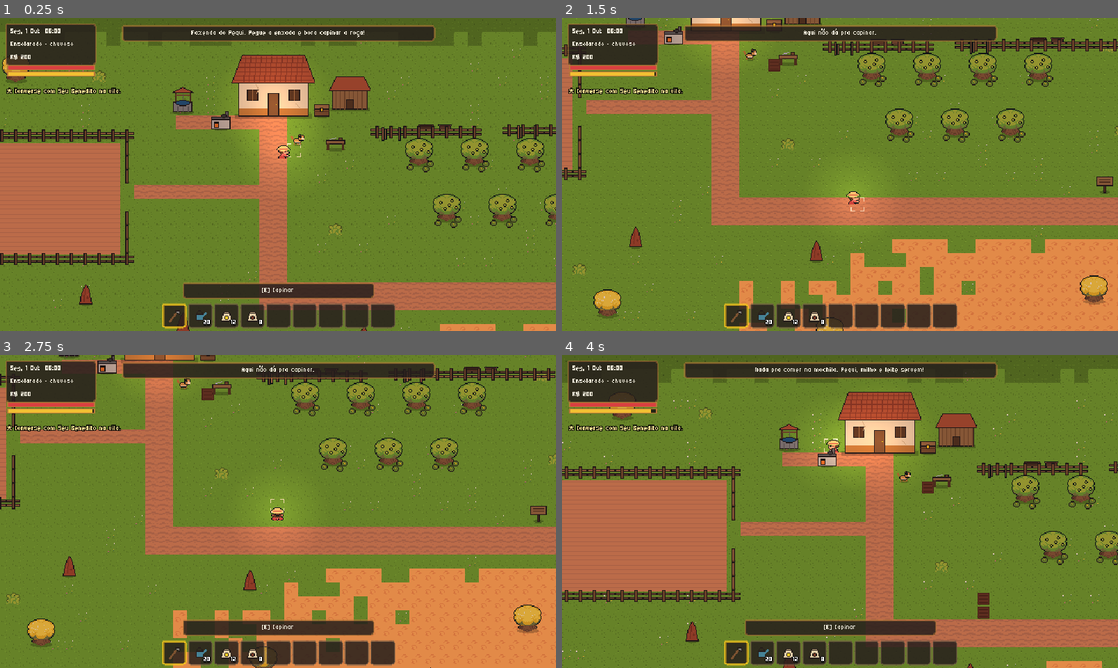
Above: before the commit, frames 1-4 (two rows, left to right).
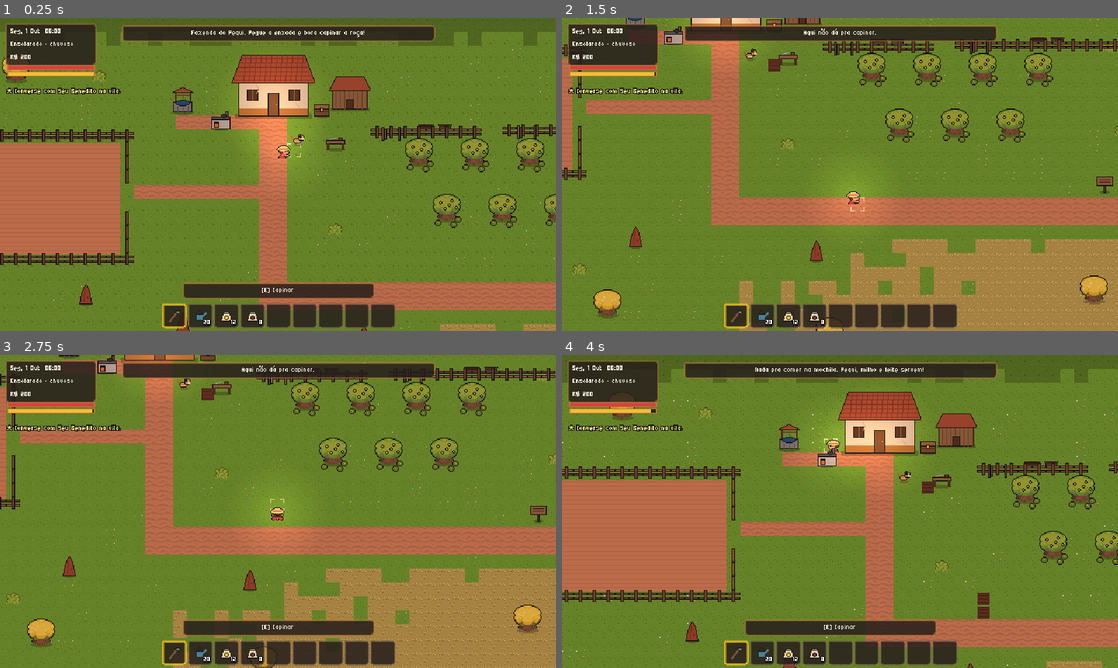
Above: after the commit, the same moments.

Repository: Carttocci/vale-do-pequi
Game: Godot game, scene res://tests/test_runner.tscn
Same seed, same stepped clock (60 frames per second), same inputs: the game is played once before the commit and once after it. This scene is started directly instead of the project's main scene.
Inputs (mouse positions are in pixels of both pictures, inside the frame that each line leads up to):
- Up to frame 1 (0.25 s): no input
- Up to frame 2 (1.5 s): tap Enter at 0.5 s; move the mouse to (962, 158) at 0.52 s; hold D (move_right) 0.53-1.25 s; hold F (attack) 0.53-1.25 s; click (962, 158) at 0.67 s; tap Q (eat) at 0.8 s; drag from (728, 190) to (834, 115) at 1.27 s
- Up to frame 3 (2.75 s): move the mouse to (333, 442) at 2.02 s; hold D (move_right) from 2.03 s (still down); hold E (interact) from 2.03 s (still down); click (333, 442) at 2.3 s
- Up to frame 4 (4 s): release D (move_right) at 2.75 s; release E (interact) at 2.75 s; drag from (812, 574) to (723, 364) at 2.77 s; move the mouse to (1006, 558) at 3.52 s; hold A (move_left) from 3.53 s (still down); hold F (attack) from 3.53 s (still down); tap Q (eat) at 3.8 s

The runs differ from the first frame. In frame 1, 0.4% of the frame differs, in the area x 79-100%, y 97-100%; in frame 2, 12%; in frame 3, 12%, in the area x 31-100%, y 68-100%; in frame 4, 0.2%.

Commit message:
Forja do Toninho, armas e criaturas novas, arte nova dos bichos e chefes; versão 1.4.0

Diff:
--- /dev/null
+++ b/data/items/espada_cristal.tres
@@ -0,0 +1,21 @@
+[gd_resource type="Resource" script_class="ItemData" load_steps=3 format=3]
+
+[ext_resource type="Script" path="res://scripts/inventory/item_data.gd" id="1"]
+[ext_resource type="Texture2D" path="res://assets/items/espada_cristal_placeholder.png" id="2"]
+
+[resource]
+script = ExtResource("1")
+id = &"espada_cristal"
+display_name = "Espada de cristal"
+description = "Forjada com cristal do vale. Corta o Silêncio como manteiga."
+icon = ExtResource("2")
+category = 7
+max_stack = 1
+sell_price = 600
+buy_price = 2400
+damage = 28
+attack_cooldown = 0.38
+reach = 20.0
+arc_width = 26.0
+knockback = 140.0
+stun = 0.2
--- /dev/null
+++ b/data/items/estilingue.tres
@@ -0,0 +1,20 @@
+[gd_resource type="Resource" script_class="ItemData" load_steps=3 format=3]
+
+[ext_resource type="Script" path="res://scripts/inventory/item_data.gd" id="1"]
+[ext_resource type="Texture2D" path="res://assets/items/estilingue_placeholder.png" id="2"]
+
+[resource]
+script = ExtResource("1")
+id = &"estilingue"
+display_name = "Estilingue"
+description = "De longe e baratinho: atira pedra."
+icon = ExtResource("2")
+category = 7
+max_stack = 1
+sell_price = 30
+buy_price = 120
+damage = 7
+attack_cooldown = 0.35
+reach = 120.0
+ranged = true
+ammo_item = &"pedra"
--- /dev/null
+++ b/data/items/foice.tres
@@ -0,0 +1,20 @@
+[gd_resource type="Resource" script_class="ItemData" load_steps=3 format=3]
+
+[ext_resource type="Script" path="res://scripts/inventory/item_data.gd" id="1"]
+[ext_resource type="Texture2D" path="res://assets/items/foice_placeholder.png" id="2"]
+
+[resource]
+script = ExtResource("1")
+id = &"foice"
+display_name = "Foice"
+description = "Golpe largo: pega vários bichos de uma vez e limpa o mato em volta."
+icon = ExtResource("2")
+category = 7
+max_stack = 1
+sell_price = 60
+buy_price = 240
+damage = 12
+attack_cooldown = 0.45
+reach = 18.0
+arc_width = 40.0
+knockback = 90.0
--- a/data/npcs/toninho.tres
+++ b/data/npcs/toninho.tres
@@ -15,7 +15,7 @@
 gifts_like = PackedStringArray("pedra", "madeira", "quartzo")
 gifts_hate = PackedStringArray("doce_leite")
 festival_marker = &"festa_3"
-intro = PackedStringArray("E aí! Toninho, ferreiro. Se quebr …(63 unchanged characters)…  "A forja tá acesa: faço facão, espada, machado, lança, martelo e arco. Com o tanto de bicho esquisito na mata de noite, é bom andar prevenido.")
+intro = PackedStringArray("E aí! Toninho, ferreiro. Se quebr …(63 unchanged characters)…  "A forja tá acesa: faço facão, espada, foice, machado, lança, martelo, arco e estilingue. Com o tanto de bicho esquisito na mata de noite, é bom andar prevenido.", "Traz minério de ferro que eu deixo sua enxada, regador, picareta e machado de ferro. Com ouro e quartzo, fica de ouro!")
 lines_morning = PackedStringArray("Forja acesa desde as seis. Ferro bom é ferro quente.")
 lines_afternoon = PackedStringArray("Calor da forja mais calor de Goiás... haja água!")
 lines_evening = PackedStringArray("Martelo descansando. Amanhã tem mais.")
@@ -26,5 +26,5 @@
 lines_repeat = PackedStringArray("Opa, de novo? Tá precisando de quê?", "Volta outra hora que tô no meio dum serviço.")
 shop_marker = &"ferreiro_bigorna"
 shop_title = "Ferraria do Toninho"
-shop_sells = PackedStringArray("facao", "espada", "machado", "lanca", "martelo", "arco", "flecha", "madeira")
+shop_sells = PackedStringArray("melhoria:enxada", "melhoria:regador", "melhoria:picareta", "melhoria:machado", "facao", "espada", "foice", "machado", "lanca", "martelo", "arco", "flecha", "estilingue", "espada_cristal", "madeira")
 shop_buys = PackedInt32Array(10)
--- a/project.godot
+++ b/project.godot
@@ -7,7 +7,7 @@
 
 config/name="Vale do Pequi"
 config/description="Simulação de vida rural e Action RPG no Cerrado goiano."
-config/version="1.3.0"
+config/version="1.4.0"
 run/main_scene="res://scenes/title/title.tscn"
 config/features=PackedStringArray("4.3", "GL Compatibility")
 boot_splash/bg_color=Color(0.15, 0.12, 0.11, 1)
--- a/scripts/animals/ranch.gd
+++ b/scripts/animals/ranch.gd
@@ -46,8 +46,8 @@
 const GATE_HP := 40
 const RAID_SIZES := {
     &"pequeno": {"strength": 2, "enemies": [&"raiz_torta", &"lodo_cinza"]},
-    &"medio": {"strength": 4, "enemies": [&"raiz_torta", &"lodo_cinza", &"morcego"]},
-    &"grande": {"strength": 6, "enemies": [&"raiz_torta", &"lodo_cinza", &"morcego", &"javali_corrompido"]},
+    &"medio": {"strength": 4, "enemies": [&"raiz_torta", &"lobo_sombra", &"coruja_sombra"]},
+    &"grande": {"strength": 6, "enemies": [&"lobo_sombra", &"javali_corrompido", &"raiz_torta", &"coruja_sombra"]},
 }
 
 @export var chicken_pen := Rect2(572, 96, 120, 28)
--- a/scripts/combat/combat.gd
+++ b/scripts/combat/combat.gd
@@ -91,7 +91,7 @@
     cooldown = w.attack_cooldown * (0.85 if combo == 3 else 1.0)
     var mult := GameState.melee_multiplier() * (1.6 if combo == 3 else 1.0)
     Audio.play(&"golpe")
-    _hit(w, int(round(w.damage * mult)), w.knockback * (1.5 if combo == 3 else 1.0), false)
+    _hit(w, int(round((w.damage + ToolUpgrades.weapon_bonus(w.id)) * mult)), w.knockback * (1.5 if combo == 3 else 1.0), false)
     attacked.emit(w, combo, false)
     return true
 
@@ -155,7 +155,8 @@
 
 func _shoot(w: ItemData) -> bool:
     if GameState.get_item_count(w.ammo_item) <= 0:
-        EventBus.show_message("Sem flechas! O Toninho vende.", 2.0)
+        EventBus.show_message("Sem flechas! O Toninho vende." if w.ammo_item == &"flecha"
+            else "Sem munição: precisa de %s." % ItemDB.get_item(w.ammo_item).display_name.to_lower(), 2.0)
         return false
     GameState.inventory.remove(w.ammo_item, 1)
     cooldown = w.attack_cooldown
@@ -163,6 +164,9 @@
     var main := get_tree().get_first_node_in_group("save_root")
     var level: Level = main.level if main else null
     var arrow := Arrow.new().setup(dir, int(round(w.damage * GameState.ranged_multiplier())), level)
+    if w.ammo_item == &"pedra":
+        arrow.get_child(0).texture = load("res://assets/items/pedra_placeholder.png")
+        arrow.get_child(0).scale = Vector2(0.5, 0.5)
     arrow.global_position = player.global_position + Vector2(0, -8) + dir * 8.0
     (level.get_entities_root() if level else player.get_parent()).add_child(arrow)
     attacked.emit(w, 1, false)
--- a/scripts/combat/enemy.gd
+++ b/scripts/combat/enemy.gd
@@ -18,6 +18,12 @@
         "cooldown": 0.9, "ai": "flyer", "w": 16, "drops": [["fragmento_silencio", 1, 1, 0.1]], "xp": 5},
     &"javali_corrompido": {"name": "Javali corrompido", "hp": 45, "damage": 12, "speed": 26.0, "aggro": 100.0, "range": 14.0,
         "cooldown": 1.4, "ai": "charger", "w": 24, "drops": [["carne_javali", 1, 2, 1.0], ["couro", 1, 1, 0.6], ["fragmento_silencio", 1, 1, 0.3]], "xp": 12},
+    &"lobo_sombra": {"name": "Lobo-sombra", "hp": 34, "damage": 9, "speed": 40.0, "aggro": 120.0, "range": 14.0,
+        "cooldown": 1.0, "ai": "chaser", "w": 24, "drops": [["couro", 1, 1, 0.4], ["fragmento_silencio", 1, 1, 0.25]], "xp": 10},
+    &"coruja_sombra": {"name": "Coruja-sombra", "hp": 18, "damage": 6, "speed": 52.0, "aggro": 130.0, "range": 10.0,
+        "cooldown": 0.9, "ai": "flyer", "w": 16, "drops": [["fragmento_silencio", 1, 1, 0.2]], "xp": 7},
+    &"sapo_lodo": {"name": "Cururu-do-lodo", "hp": 30, "damage": 8, "speed": 28.0, "aggro": 90.0, "range": 12.0,
+        "cooldown": 1.1, "ai": "hopper", "w": 18, "drops": [["fragmento_silencio", 1, 1, 0.3], ["isca", 1, 3, 0.5]], "xp": 8},
     &"guardiao_cristal": {"name": "Guardião de Cristal", "hp": 260, "damage": 14, "speed": 16.0, "aggro": 400.0, "range": 18.0,
         "cooldown": 1.2, "ai": "boss", "w": 40, "drops": [["coracao_cristal", 1, 1, 1.0], ["cristal_vale", 2, 3, 1.0]], "xp": 120},
     &"eco_silencio": {"name": "Eco do Silêncio", "hp": 320, "damage": 12, "speed": 20.0, "aggro": 400.0, "range": 16.0,
--- a/scripts/core/game_state.gd
+++ b/scripts/core/game_state.gd
@@ -284,7 +284,7 @@
 
 ## Caixa d'água (obra da fazenda) dobra a capacidade do regador.
 func water_max() -> int:
-    return WATER_MAX * 2 if has_flag(&"obra_caixa_dagua") else WATER_MAX
+    return (WATER_MAX * 2 if has_flag(&"obra_caixa_dagua") else WATER_MAX) + ToolUpgrades.water_bonus()
 
 
 func use_water() -> bool:
--- /dev/null
+++ b/scripts/core/tool_upgrades.gd
@@ -0,0 +1,106 @@
+class_name ToolUpgrades
+extends RefCounted
+## Melhorias de ferramenta na forja do Toninho: comum → de ferro → de ouro.
+## O nível fica numa flag ("nivel_enxada" etc.), então vai junto no save.
+##   enxada   — ferro: capina 3 em linha; ouro: 3×3
+##   regador  — +5/+15 de água; ferro: rega 3 em linha; ouro: 3×3
+##   picareta — +1 de força por nível (pedra grande e minério quebram mais rápido)
+##   machado  — +1 de força em árvore/toco por nível e +5 de dano na briga
+
+const TOOLS := [&"enxada", &"regador", &"picareta", &"machado"]
+const NAMES := ["", "de ferro", "de ouro"]
+const COSTS := [
+    {},
+    {"money": 500, "minerio_ferro": 5},
+    {"money": 1500, "ouro": 3, "quartzo": 2},
+]
+const MAX_LEVEL := 2
+
+
+static func level(tool: StringName) -> int:
+    return int(GameState.get_flag(StringName("nivel_" + String(tool)), 0))
+
+
+static func cost(tool: StringName) -> Dictionary:
+    var lv := level(tool)
+    return COSTS[lv + 1] if lv < MAX_LEVEL else {}
+
+
+static func cost_text(c: Dictionary) -> String:
+    var parts := PackedStringArray()
+    for k in c:
+        if k == "money":
+            continue
+        var item := ItemDB.get_item(StringName(k))
+        parts.append("%d %s" % [c[k], item.display_name.to_lower() if item else k])
+    return ", ".join(parts)
+
+
+static func display_name(tool: StringName) -> String:
+    var item := ItemDB.get_item(tool)
+    var base := item.display_name if item else String(tool).capitalize()
+    var lv := level(tool)
+    return base if lv == 0 else "%s %s" % [base, NAMES[lv]]
+
+
+## Paga e melhora. Retorna "" se deu certo, senão o motivo.
+static func upgrade(tool: StringName) -> String:
+    var c := cost(tool)
+    if c.is_empty():
+        return "Já está no máximo."
+    if GameState.get_item_count(tool) <= 0 and not _owns(tool):
+        return "Traga a ferramenta primeiro."
+    if GameState.money < int(c.money):
+        return "Dinheiro não dá."
+    for k in c:
+        if k != "money" and GameState.get_item_count(StringName(k)) < int(c[k]):
+            return "Falta material: %s." % cost_text(c)
+    GameState.spend_money(int(c.money))
+    for k in c:
+        if k != "money":
+            GameState.inventory.remove(StringName(k), int(c[k]))
+    GameState.set_flag(StringName("nivel_" + String(tool)), level(tool) + 1)
+    if tool == &"regador":
+        GameState.refill_water()
+    return ""
+
+
+static func _owns(tool: StringName) -> bool:
+    return GameState.get_item_count(tool) > 0
+
+
+## Força do golpe da picareta/machado (pedra grande, minério, árvore, toco).
+static func power(tool: StringName) -> int:
+    return 1 + level(tool)
+
+
+static func weapon_bonus(item_id: StringName) -> int:
+    return 5 * level(&"machado") if item_id == &"machado" else 0
+
+
+static func water_bonus() -> int:
+    return [0, 5, 15][level(&"regador")]
+
+
+## Células atingidas pela enxada/regador a partir da célula mirada.
+static func area(tool: StringName, cell: Vector2i, facing: Vector2) -> Array[Vector2i]:
+    var out: Array[Vector2i] = [cell]
+    var lv := level(tool)
+    if lv == 0:
+        return out
+    var f := Vector2i(roundi(facing.x), roundi(facing.y))
+    if f == Vector2i.ZERO:
+        f = Vector2i(0, 1)
+    if f.x != 0 and f.y != 0:
+        f.y = 0  # diagonal: vale a horizontal
+    var side := Vector2i(-f.y, f.x)
+    if lv == 1:
+        out.append(cell + f)
+        out.append(cell + f * 2)
+    else:
+        for i in 3:
+            for j in [-1, 0, 1]:
+                var c: Vector2i = cell + f * i + side * int(j)
+                if c != cell:
+                    out.append(c)
+    return out
--- a/scripts/farming/debris_field.gd
+++ b/scripts/farming/debris_field.gd
@@ -147,7 +147,7 @@
     if k in [&"arvore", &"toco", &"pedra_grande"]:
         if not GameState.use_energy(2):
             return false
-        hit(cell, 1)
+        hit(cell, ToolUpgrades.power(&"picareta" if k == &"pedra_grande" else &"machado"))
         return true
     if not GameState.use_energy(1):
         return false
@@ -171,7 +171,7 @@
             _clear(cell, true)
             hits += 1
         elif k in [&"arvore", &"toco"] and weapon and weapon.id == &"machado":
-            hit(cell, 1)
+            hit(cell, ToolUpgrades.power(&"machado"))
             hits += 1
     return hits
 
--- a/scripts/farming/farm_field.gd
+++ b/scripts/farming/farm_field.gd
@@ -209,6 +209,12 @@
     return {}
 
 
+func _facing(actor: Node) -> Vector2:
+    if actor is Player:
+        return Player.DIRECTIONS[(actor as Player).facing_index]
+    return Vector2.DOWN
+
+
 ## Grupo "item_target": usa o item selecionado na célula à frente do jogador.
 func use_item(item: ItemData, target_pos: Vector2, _actor: Node) -> bool:
     if item == null or not _here():
@@ -219,6 +225,10 @@
             match item.tool_type:
                 ItemData.ToolType.HOE:
                     if can_till(cell) and GameState.use_energy(2) and till(cell):
+                        # enxada melhorada capina mais de uma de uma vez
+                        for c in ToolUpgrades.area(&"enxada", cell, _facing(_actor)):
+                            if c != cell and can_till(c):
+                                till(c)
                         return true
                     if not cells.has(cell):
                         EventBus.show_message("Aqui não dá pra capinar.", 1.5)
@@ -239,7 +249,12 @@
                     if not GameState.use_energy(1):
                         return false
                     GameState.use_water()
-                    return water(cell)
+                    var ok := water(cell)
+                    for c in ToolUpgrades.area(&"regador", cell, _facing(_actor)):
+                        if c != cell and cells.has(c) and not is_watered(c) and GameState.water > 0:
+                            GameState.use_water()
+                            water(c)
+                    return ok
         ItemData.Category.SEED:
             if not cells.has(cell):
                 EventBus.show_message("Capine a terra antes de plantar.", 1.5)
--- a/scripts/interface/shop_ui.gd
+++ b/scripts/interface/shop_ui.gd
@@ -121,6 +121,31 @@
     _add_row(proxy, "R$ %d" % info.price, "", buy_animal.bind(kind), "", Callable())
 
 
+## Melhoria de ferramenta (forja do Toninho).
+func buy_upgrade(tool: StringName) -> bool:
+    var before := ToolUpgrades.display_name(tool)
+    var err := ToolUpgrades.upgrade(tool)
+    if err != "":
+        _info.text = err
+        return false
+    Audio.play(&"picareta")
+    _info.text = "%s virou %s!" % [before, ToolUpgrades.display_name(tool).to_lower()]
+    _refresh()
+    return true
+
+
+func _add_upgrade_row(tool: StringName) -> void:
+    var c := ToolUpgrades.cost(tool)
+    var item := ItemDB.get_item(tool)
+    if c.is_empty() or item == null:
+        return
+    var proxy := ItemData.new()
+    var lv := ToolUpgrades.level(tool) + 1
+    proxy.display_name = "%s → %s" % [ToolUpgrades.display_name(tool), ToolUpgrades.NAMES[lv]]
+    proxy.icon = item.icon
+    _add_row(proxy, "R$ %d" % int(c.money), "  (+ %s)" % ToolUpgrades.cost_text(c), buy_upgrade.bind(tool), "", Callable())
+
+
 func buys(item: ItemData) -> bool:
     return item.sell_price > 0 and int(item.category) in Array(shop.get("buys", PackedInt32Array()))
 
@@ -143,6 +168,9 @@
     if tab == Tab.BUY:
         var period := Calendar.period(GameState.day)
         for id in shop.get("sells", PackedStringArray()):
+            if String(id).begins_with("melhoria:"):
+                _add_upgrade_row(StringName(String(id).trim_prefix("melhoria:")))
+                continue
             if String(id).begins_with("animal:"):
                 _add_animal_row(StringName(String(id).trim_prefix("animal:")))
                 continue
--- a/scripts/mining/mine_level.gd
+++ b/scripts/mining/mine_level.gd
@@ -114,10 +114,16 @@
 
 func _enemy_for_depth() -> StringName:
     var pool: Array[StringName] = [&"morcego", &"lodo_cinza"]
+    if floor_number >= 3:
+        pool.append(&"coruja_sombra")
     if floor_number >= 4:
         pool.append(&"raiz_torta")
+    if floor_number >= 5:
+        pool.append(&"sapo_lodo")
     if floor_number >= 7:
         pool.append(&"javali_corrompido")
+    if floor_number >= 9:
+        pool.append(&"lobo_sombra")
     return pool[_rng.randi() % pool.size()]
 
 
--- a/scripts/mining/mining.gd
+++ b/scripts/mining/mining.gd
@@ -36,5 +36,5 @@
         return false
     if not GameState.use_energy(ENERGY):
         return false
-    rock_at(target_pos).hit(1 + GameState.skill_level(&"mineracao") / 4)
+    rock_at(target_pos).hit(ToolUpgrades.power(&"picareta") + GameState.skill_level(&"mineracao") / 4)
     return true
--- a/scripts/world/mata_level.gd
+++ b/scripts/world/mata_level.gd
@@ -70,7 +70,7 @@
                 if sp == &"javali":
                     _add_tracks(pos)
     # Criaturas corrompidas saem à noite (19h às 2h)
-    for k in [&"raiz_torta", &"raiz_torta", &"javali_corrompido", &"lodo_cinza"]:
+    for k in [&"raiz_torta", &"raiz_torta", &"javali_corrompido", &"lodo_cinza", &"lobo_sombra", &"coruja_sombra", &"sapo_lodo"]:
         var pos := _random_spot(zones["mata"])
         if pos != Vector2.INF:
             var e := Enemy.new().setup(k, pos, self)
--- a/tests/test_runner.gd
+++ b/tests/test_runner.gd
@@ -121,6 +121,7 @@
     await _test_tutorial()
     await _test_hit_juice()
     await _test_world_polish()
+    await _test_upgrades_and_arsenal()
     _test_font_symbols()
 
 
@@ -1535,6 +1536,7 @@
         "ataque varia: morre, foge, fere, assusta %s" % str(outcomes))
     check(ranch.report.contains("Atacaram"), "relatório da manhã conta o ataque")
     # bicho fugido aparece na mata e dá pra resgatar
+    ranch.load_save_data({})
     while ranch.lost.is_empty():
         ranch.load_save_data({"animals": [{"kind": "galinha", "name": "Fujona"}]})
         ranch._harm(ranch.animals[0], true)
@@ -2412,10 +2414,14 @@
         npc_ids[String(n.data.id)] = true
         for list in [n.data.gifts_love, n.data.gifts_like, n.data.gifts_hate, n.data.shop_sells]:
             for it in list:
+                if it.begins_with("melhoria:"):
+                    if not StringName(it.trim_prefix("melhoria:")) in ToolUpgrades.TOOLS:
+                        bad.append("%s: melhoria %s" % [n.data.id, it])
+                    continue
                 if not it.begins_with("animal:") and ItemDB.get_item(StringName(it)) == null:
                     bad.append("%s: item %s" % [n.data.id, it])
         for it in n.data.shop_sells:
-            if not it.begins_with("animal:") and ItemDB.get_item(StringName(it)).buy_price <= 0:
+            if not it.begins_with("animal:") and not it.begins_with("melhoria:") and ItemDB.get_item(StringName(it)).buy_price <= 0:
                 bad.append("%s vende %s sem preço" % [n.data.id, it])
     for q in Quests.defs.values():
         for st in q.steps:
@@ -2993,3 +2999,95 @@
     Input.action_release("move_right")
     check(_player.footsteps > steps, "andar faz som de passo (%d)" % (_player.footsteps - steps))
     check(_player.footstep_sound() in [&"passo_grama", &"passo_terra", &"passo_pedra", &"passo_madeira"], "som do passo pelo chão")
+
+
+func _test_upgrades_and_arsenal() -> void:
+    print("[forja do Toninho: melhorias, armas e criaturas novas]")
+    GameState.new_game()
+    _main.change_region_now(&"farm")
+    for f in get_tree().get_nodes_in_group("debris_field"):
+        f.clear_all()
+    check(ToolUpgrades.level(&"enxada") == 0 and ToolUpgrades.display_name(&"enxada") == "Enxada", "enxada comum no começo")
+    var shop := _main.get_node("ShopUI") as ShopUI
+    shop.open_shop({"title": "Forja", "sells": PackedStringArray(["melhoria:enxada", "melhoria:regador", "melhoria:picareta", "foice"]),
+        "buys": PackedInt32Array(), "tab": 0})
+    GameState.money = 100
+    check(not shop.buy_upgrade(&"enxada") and shop._info.text == "Dinheiro não dá.", "melhoria sem dinheiro: não")
+    GameState.money = 3000
+    check(not shop.buy_upgrade(&"enxada") and shop._info.text.begins_with("Falta material"), "melhoria sem minério: não")
+    GameState.add_item(&"minerio_ferro", 10)
+    check(shop.buy_upgrade(&"enxada") and ToolUpgrades.level(&"enxada") == 1 and GameState.money == 2500
+        and GameState.get_item_count(&"minerio_ferro") == 5, "enxada de ferro: R$ 500 + 5 minérios")
+    check(ToolUpgrades.display_name(&"enxada") == "Enxada de ferro", "nome: Enxada de ferro")
+    check(shop.buy_upgrade(&"regador") and GameState.water_max() == GameState.WATER_MAX + 5 and GameState.water == GameState.water_max(),
+        "regador de ferro: +5 de água e enche")
+    shop.close()
+    # enxada de ferro capina 3 em linha
+    select_item(&"enxada")
+    await face_right_in_roca(Vector2(150, 210))
+    var target := field().cell_at(_player.get_target_position())
+    for c in [target, target + Vector2i(1, 0), target + Vector2i(2, 0)]:
+        field().cells.erase(c)
+    use_at_front()
+    var tilled := [target, target + Vector2i(1, 0), target + Vector2i(2, 0)].filter(func(c: Vector2i) -> bool: return field().cells.has(c))
+    check(tilled.size() == 3, "enxada de ferro capina 3 em linha (%d)" % tilled.size())
+    # regador de ferro rega os 3
+    select_item(&"regador")
+    GameState.refill_water()
+    use_at_front()
+    check(tilled.all(func(c: Vector2i) -> bool: return field().is_watered(c)), "regador de ferro rega 3 em linha")
+    # ouro: 3x3
+    GameState.set_flag(&"nivel_enxada", 2)
+    check(ToolUpgrades.area(&"enxada", Vector2i(5, 5), Vector2.RIGHT).size() == 9, "enxada de ouro: 3×3")
+    # picareta melhorada quebra pedra grande mais rápido
+    GameState.set_flag(&"nivel_picareta", 2)
+    check(ToolUpgrades.power(&"picareta") == 3, "picareta de ouro: força 3")
+    var debris := get_tree().get_first_node_in_group("debris_field") as DebrisField
+    var cell := debris.cell_at(_player.get_target_position())
+    field().cells.erase(cell)
+    debris._add(cell, &"pedra_grande")
+    GameState.add_item(&"picareta", 1)
+    select_item(&"picareta")
+    await frames(2)
+    use_at_front()
+    use_at_front()
+    check(debris.kind_at(cell) == &"", "pedra grande (4) cai em 2 picaretadas de ouro")
+    # machado melhorado bate mais
+    GameState.set_flag(&"nivel_machado", 1)
+    check(ToolUpgrades.weapon_bonus(&"machado") == 5 and ToolUpgrades.weapon_bonus(&"espada") == 0, "machado de ferro: +5 de dano")
+    for k in [&"enxada", &"regador", &"picareta", &"machado"]:
+        GameState.set_flag(StringName("nivel_" + String(k)), 0)
+    # armas novas
+    for id in [&"foice", &"estilingue", &"espada_cristal"]:
+        var it := ItemDB.get_item(id)
+        check(it != null and it.is_weapon() and it.icon != null, "arma nova: %s" % id)
+    check(ItemDB.get_item(&"estilingue").ammo_item == &"pedra", "estilingue atira pedra")
+    GameState.add_item(&"estilingue", 1)
+    GameState.add_item(&"pedra", 3)
+    select_item(&"estilingue")
+    await place_player(Vector2(600, 300))
+    var combat := _player.get_node("Combat") as CombatComponent
+    combat.cooldown = 0.0
+    check(combat.attack() and GameState.get_item_count(&"pedra") == 2, "estilingue gasta uma pedra")
+    # foice pega dois de uma vez (golpe largo)
+    GameState.add_item(&"foice", 1)
+    select_item(&"foice")
+    _player.face(2)
+    var e1 := spawn_enemy(&"lobo_sombra", _player.global_position + Vector2(14, -14))
+    var e2 := spawn_enemy(&"sapo_lodo", _player.global_position + Vector2(14, 12))
+    for e in [e1, e2]:
+        e.set_process(false)
+    await frames(2)
+    combat.cooldown = 0.0
+    combat.attack()
+    check(e1.hp < e1.max_hp and e2.hp < e2.max_hp, "foice acerta os dois do lado")
+    e1.queue_free()
+    e2.queue_free()
+    # criaturas novas
+    for k in [&"lobo_sombra", &"coruja_sombra", &"sapo_lodo"]:
+        var e := Enemy.new().setup(k, Vector2.ZERO, null)
+        check(e.sprite.texture != null and e.sprite.texture.get_width() % 4 == 0, "criatura nova com sprite: %s" % k)
+        e.free()
+    mata().respawn()
+    var kinds := mata().enemies().map(func(e: Enemy) -> StringName: return e.kind)
+    check(&"lobo_sombra" in kinds and &"coruja_sombra" in kinds and &"sapo_lodo" in kinds, "mata tem lobo-sombra, coruja-sombra e cururu")
Binary file changed: assets/animals/capivara_placeholder.png
Binary file changed: assets/animals/cutia_placeholder.png
Binary file changed: assets/animals/ema_placeholder.png
Binary file changed: assets/animals/javali_placeholder.png
Binary file changed: assets/animals/quati_placeholder.png
Binary file changed: assets/animals/seriema_placeholder.png
Binary file changed: assets/animals/veado_placeholder.png
Binary file added: assets/enemies/coruja_sombra_placeholder.png
Not shown, added: assets/enemies/coruja_sombra_placeholder.png.import
Binary file changed: assets/enemies/eco_silencio_placeholder.png
Binary file changed: assets/enemies/guardiao_cristal_placeholder.png
Binary file changed: assets/enemies/javali_corrompido_placeholder.png
(and 15 more such lines)
